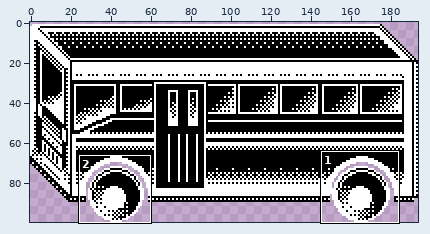
Two states of a pixel-art file, Assets/Aseprite/New/Bus.aseprite. The picture above shows the old version from afar; the outline marks the close-up.
Close-up. The starting point:
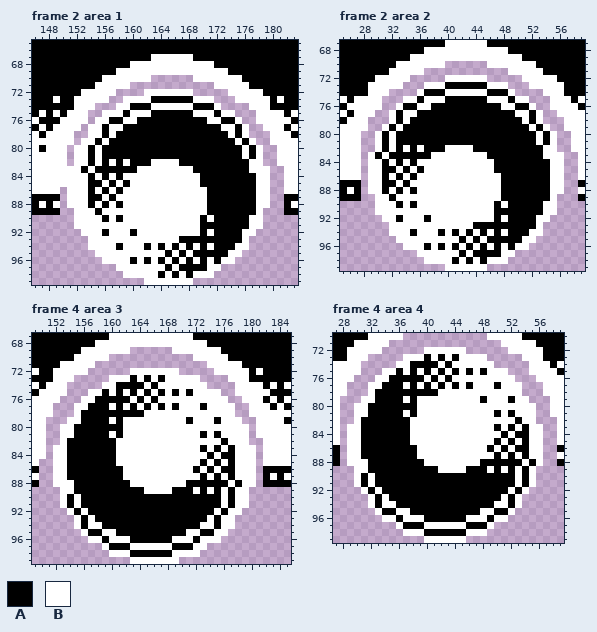
194x100 pixels, 4 frames. Shown: frame 2 area 1: x 146..183, y 65..99; frame 2 area 2: x 25..59, y 67..99; frame 4 area 3: x 149..185, y 67..99; frame 4 area 4: x 27..59, y 70..99.
Visible layers, top first: "Wheels", "Body".
Palette (. is transparent): A #000000  B #ffffff
Pixels before, frame 2 area 1, first column x 146:
 65 AAAAAAAAAAAAAAAAAAAAAAAAAAAAAAAAAAAAAA
 66 AAAAAAAAAAAAAAAAAAAAAAAAAAAAAAAAAAAAAA
 67 AAAAAAAAAAAAAAAAABBBBBBAAAAAAAAAAAAAAA
 68 AAAAAAAAAAAAAABBBBBBBBBBBBAAAAAAAAAAAA
 69 AAAAAAAAAAAABBBBBBBBBBBBBBBBAAAAAAAAAA
 70 AAAAAAAAAABBBBBBB......BBBBBBBAAAAAAAA
 71 AAAAAAAAABBBBB............BBBBBAAAAAAA
 72 AAAAAAABBBBB....BBBBBBB.....BBBBBAAAAA
 73 AAABAABBBBB..BBBBAAAAAABBB...BBBBBABAA
 74 AAAAAABBB...BBAAABBBBBBAAAB....BBBAAAA
 75 ABABABBB..BBBABBBAAAAAABBBABB...BBBBAB
 76 BAAABBBB.BBAABBAAAAAAAAAABBAAB..BBBBBA
 77 ABABBBB.BBABBAAAAAAAAAAAAAABBAB..BBBAB
 78 BABBBB..BBABAAAAAAAAAAAAAAAABAB...BBBA
 79 BBBBBB.BBABAAAAAAAAAAAAAAAAAABAB..BBBB
 80 BABBB.BBABAAAAAAAAAAAAAAAAAAAABAB..BBB
 81 BBBBB.BBABAAAAAAAAAAAAAAAAAAAABAB..BBB
 82 BBBBB.BBABABABAAABBBBAAAAAAAAAABB..BBB
 83 BBBBBBBABAAAAAABBBBBBBBAAAAAAAABBB..BB
 84 BBBBBBBBABABABBBBBBBBBBBAAAAAAAABB..BB
 85 BBBBBBBBAABABABBBBBBBBBBAAAAAAAABB..BB
 86 BBBB.BBBABABABBBBBBBBBBBBAAAAAAABB..BB
 87 AAAA.BBBAABABBBBBBBBBBBBBAAAAAAABB..AA
 88 ABAB.BBBABABABBBBBBBBBBBBAAAAAAABB..AB
 89 AAAA..BBBABBBBBBBBBBBBBBBAAAAAAAB...AA
 90 ......BBBBABABBBBBBBBBBBABAAAAABB.....
 91 ......BBBBBBBBBBBBBBBBBBAAAAAAABB.....
 92 .......BBBABBBABBBBBBBBBABAAAABB......
 93 ........BBBBBBBBBBBBBAAAAAAAAAB.......
 94 ........BBBBABBBABABABABABAAABB.......
 95 .........BBBBBBBBBBABABAAAAABB........
 96 ..........BBBBABABABABABABABB.........
 97 ............BBBBBBBABAAAABB...........
 98 .............BBBBBABABABBB............
 99 ................BBBBBBB...............
Pixels before, frame 2 area 2, first column x 25:
 67 AAAAAAAAAAAAAAABBBBBBAAAAAAAAAAAAAA
 68 AAAAAAAAAAAABBBBBBBBBBBBAAAAAAAAAAA
 69 AAAAAAAAAABBBBBBBBBBBBBBBBAAAAAAAAA
 70 AAAAAAAABBBBBBB......BBBBBBBAAAAAAA
 71 AAAAAAABBBBB............BBBBBAAAAAA
 72 AAAAABBBBB.....BBBBBB.....BBBBBAAAA
 73 AAAABBBBB...BBBAAAAAABBB...BBBBBAAA
 74 AAAABBB....BAAABBBBBBAAAB....BBBAAA
 75 BABBBB...BBABBBAAAAAABBBABB...BBBAB
 76 ABBBBB..BAABBAAAAAAAAAABBAAB..BBBBA
 77 BABBB..BABBAAAAAAAAAAAAAABBAB..BBBB
 78 ABBB...BABAAAAAAAAAAAAAAAABAB...BBB
 79 BBBB..BABAAAAAAAAAAAAAAAAAABAB..BBB
 80 BBB..BABAAAAAAAAAAAAAAAAAAAABAB..BB
 81 BBB..BABAAAAAAAAAAAAAAAAAAAABAB..BB
 82 BBB..BABABABAAABBBBAAAAAAAAAABB..BB
 83 BBB.BABAAAAAABBBBBBBBAAAAAAAABBB..B
 84 BBB.BBABABABBBBBBBBBBBAAAAAAAABB..B
 85 BBB.BBAABABABBBBBBBBBBAAAAAAAABB..B
 86 BBB.BBABABABBBBBBBBBBBBAAAAAAABB..B
 87 AAA.BBAABABBBBBBBBBBBBBAAAAAAABB..A
 88 ABA.BBABABABBBBBBBBBBBBAAAAAAABB..B
 89 AAA..BBABBBBBBBBBBBBBBBAAAAAAAB...A
 90 .....BBBABABBBBBBBBBBBABAAAAABB....
 91 .....BBBBBBBBBBBBBBBBBAAAAAAABB....
 92 ......BBABBBABBBBBBBBBABAAAABB.....
 93 .......BBBBBBBBBBBBAAAAAAAAAB......
 94 .......BBBABBBABABABABABAAABB......
 95 ........BBBBBBBBBABABAAAAABB.......
 96 .........BBBABABABABABABABB........
 97 ...........BBBBBBABAAAABB..........
 98 ............BBBBABABABBB...........
 99 ...............BBBBBB..............
Pixels before, frame 4 area 3, first column x 149:
 67 AAAAAAAAAAABBBBBBBBBBBBAAAAAAAAAAAAAA
 68 AAAAAAAAABBBBBBBBBBBBBBBBAAAAAAAAAAAA
 69 AAAAAAABBBBBBB......BBBBBBBAAAAAAAAAA
 70 AAAAAABBBBB............BBBBBAAAAAAAAA
 71 AAAABBBBB................BBBBBAAAAAAA
 72 BAABBBBB......BBBBBBB.....BBBBBABAAAA
 73 AAABBB.....BBBABABABBBBB....BBBAAAAAA
 74 BABBB.....BBAAAABABBBBBBB....BBBBABAB
 75 ABBBB...BBABABABABABABABBBB..BBBBBAAA
 76 BBBB...BBAAAAABABABBBBBBBBBB..BBBABAB
 77 BBB...BBAAABABABABABABBBABBBB..BBBABA
 78 BBB...BAAAAAAAAABBBBBBBBBBBBB..BBBBBB
 79 BB...BBAAAABABBBBBBBBBABBBABBB..BBBBA
 80 BB..BBAAAAAAABBBBBBBBBBBBBBBBBB.BBBBB
 81 BB..BBAAAAABABBBBBBBBBBBABABBBB.BBBBB
 82 BB..BAAAAAAABBBBBBBBBBBBBBBABBB..BBBB
 83 BB.BBAAAAAAABBBBBBBBBBBBABABABBB.BBBB
 84 BB.BBAAAAAAABBBBBBBBBBBBBABAABBB.BBBB
 85 B..BBAAAAAAABBBBBBBBBBBBABABABBB.BBBB
 86 A..BBAAAAAAAABBBBBBBBBBABABAABBB.AAAA
 87 B..BBAAAAAAAABBBBBBBBBBBABABABBB.ABAB
 88 A..BBBAAAAAAAABBBBBBBBAAAAAABABB.AAAA
 89 ....BBAAAAAAAAAABBBBAAABABABABB......
 90 ....BABAAAAAAAAAAAAAAAAAAAABABB......
 91 ....BABAAAAAAAAAAAAAAAAAAAABABB......
 92 .....BABAAAAAAAAAAAAAAAAAABABB.......
 93 ......BABAAAAAAAAAAAAAAAABABB........
 94 ......BABBAAAAAAAAAAAAAABBABB........
 95 .......BAABBAAAAAAAAAABBAABB.........
 96 ........BBABBBAAAAAABBBABBB..........
 97 ..........BAAABBBBBBAAABB............
 98 ...........BBBAAAAAABBBB.............
 99 ..............BBBBBBB................
Pixels before, frame 4 area 4, first column x 27:
 70 AAAAABBBBB............BBBBBAAAAAA
 71 AAABBBBB................BBBBBAAAA
 72 AABBBBB......BBBBBB......BBBBBAAA
 73 AABBB.....BBBABABABBBB.....BBBAAA
 74 BBBB.....BBAAAABABBBBBB.....BBBAB
 75 BBBB...BBABABABABABABABBB...BBBBA
 76 BBB...BBAAAAABABABBBBBBBBB...BBBB
 77 BB...BBAAABABABABABABBBABBB...BBB
 78 BB...BAAAAAAAAABBBBBBBBBBBB...BBB
 79 B...BBAAAABABBBBBBBBBABBBABB...BB
 80 B..BBAAAAAAABBBBBBBBBBBBBBBBB..BB
 81 B..BBAAAAABABBBBBBBBBBBABABBB..BB
 82 B..BAAAAAAABBBBBBBBBBBBBBBABB...B
 83 B.BBAAAAAAABBBBBBBBBBBBABABABB..B
 84 B.BBAAAAAAABBBBBBBBBBBBBABAABB..B
 85 B.BBAAAAAAABBBBBBBBBBBBABABABB..B
 86 A.BBAAAAAAAABBBBBBBBBBABABAABB..A
 87 A.BBAAAAAAAABBBBBBBBBBBABABABB..B
 88 A.BBBAAAAAAAABBBBBBBBAAAAAABAB..A
 89 ...BBAAAAAAAAAABBBBAAABABABAB....
 90 ...BABAAAAAAAAAAAAAAAAAAAABAB....
 91 ...BABAAAAAAAAAAAAAAAAAAAABAB....
 92 ....BABAAAAAAAAAAAAAAAAAABAB.....
 93 .....BABAAAAAAAAAAAAAAAABAB......
 94 .....BABBAAAAAAAAAAAAAABBAB......
 95 ......BAABBAAAAAAAAAABBAAB.......
 96 .......BBABBBAAAAAABBBABB........
 97 .........BAAABBBBBBAAAB..........
 98 ..........BBBAAAAAABBB...........
 99 .............BBBBBB..............
After the commit:
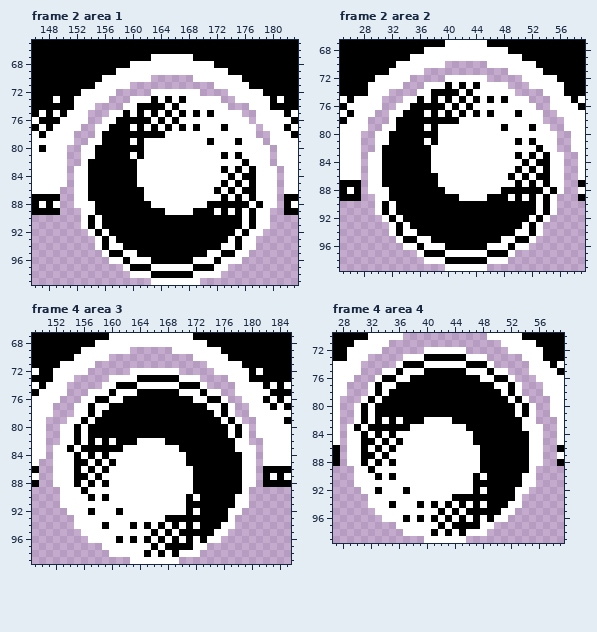
Author's note on the commit: Fix Wheel rotation ase. files
Diff:
Changed rows in their new state; - is an unchanged pixel.
Frame 2 area 1, layer "Wheels":
first column x 151:
 72 -----------.------B-----------
 73 --------.----B-B-B---B--------
 74 -------.-B--AA-A--BBB-B-------
 75 -----.----A--B-B-BA-AB--B-----
 76 ----.-B-AA--B-B-BBBB--BB-B----
 77 ---.-BAA-B-B-B-B-B-BBBA-B-B---
 78 ---.--A-------BBBBBBBBB-B-B---
 79 --.-BA---B-BBBBBBBBB-BBBAB-B--
 80 -.-BA------BBBBBBBBBBBBBB-B-B-
 81 -.-BA----B-BBBBBBBBBBB-B--B-B-
 82 -.--A-A-A-BB----BBBBBBBBB---B-
 83 .-BA--------------BBBB-B-BA--B
 84 .---A-A-AA---------BBBB-B----B
 85 .----A-A-A---------BBB-B-B---B
 86 .---A-A-AAA---------B-B-B----B
 87 .----A-AAAA---------BB-B-B---B
 88 .--BA-A-AAAA--------------BA-B
 89 -.---AAAAAAAAA----AA-B-B-B--B-
 90 -.-A--A-AAAAAAAAAAA-A----BA-B-
 91 -.-A-AAAAAAAAAAAAAA------BA-B-
 92 --.-ABAAA-AAAAAAAAA-A---BA-B--
 93 ---.-A-AAAAAAAAA-------B--B---
 94 ---.-A-BAAA-A-A-A-A-A-BBA-B---
 95 ----.-AA--AAAA-A-A--BB-A-B----
 96 -----.--AB-BA-A-A--B----B-----
 97 -------.-AAA--B-BB--A-B-------
 98 --------.---A-A-A----B--------
 99 -----------.------B-----------
Frame 2 area 2, layer "Wheels":
first column x 30:
 73 -----------B-B-B----------
 74 -------B--AA-A--BBB-------
 75 --------A--B-B-BA-AB------
 76 ----B-AA--B-B-BBBB--BB----
 77 ---BAA-B-B-B-B-B-BBBA-B---
 78 ----A-------BBBBBBBBB-B---
 79 --BA---B-BBBBBBBBB-BBBAB--
 80 -BA------BBBBBBBBBBBBBB-B-
 81 -BA----B-BBBBBBBBBBB-B--B-
 82 --A-A-A-BB----BBBBBBBBB---
 83 BA--------------BBBB-B-BA-
 84 --A-A-AA---------BBBB-B---
 85 ---A-A-A---------BBB-B-B--
 86 --A-A-AAA---------B-B-B---
 87 ---A-AAAA---------BB-B-B--
 88 -BA-A-AAAA--------------BA
 89 ---AAAAAAAAA----AA-B-B-B--
 90 -A--A-AAAAAAAAAAA-A----BA-
 91 -A-AAAAAAAAAAAAAA------BA-
 92 --ABAAA-AAAAAAAAA-A---BA--
 93 ---A-AAAAAAAAA-------B----
 94 ---A-BAAA-A-A-A-A-A-BBA---
 95 ----AA--AAAA-A-A--BB-A----
 96 ------AB-BA-A-A--B--------
 97 -------AAA--B-BB--A-------
 98 ----------A-A-A-----------
Frame 4 area 3, layer "Wheels":
first column x 154:
 73 ---------BA-A-AA---------
 74 ----------B-B---AAA------
 75 -----BAB-BA-A-A--B-A-----
 76 ------BB-A-A-AAAAA--AA---
 77 ----BBA-A-A-A-A-AAA---A--
 78 --B-B------AAAAAAAAAA-A--
 79 ---B--A-AAAAAAAAA-AAA--A-
 80 --B-----AAAAAAAAAAAAAAA-A
 81 --B---A-AAAAAAAAAAA-A-A-A
 82 B-B-B-BAAA----AAAAAAAA-A-
 83 -B-----A--------AAA-A-A--
 84 B-B-B-B----------AAA-A--A
 85 B--B-B-----------AA-A-A-A
 86 B-B-B-BB-----------A-A--A
 87 B--B-BBB----------A-A-A-A
 88 --B-B-BBB--------B-----A-
 89 -B-BBBBBBBB----BBBA-A-A-A
 90 B-B-B-BBBBBBBBBBB-B---A--
 91 B-BBBBBBBBBBBBBBB-----A--
 92 -B--BBB-BBBBBBBBB-B--A---
 93 --B-BBBBBBBBBB------A-A--
 94 --B---BBB-B-B-B-B-BAA----
 95 ---BB--BBBBB-B-B-AA------
 96 -----B-A--B-B-BA-ABA-----
 97 ------BBB---A-A----------
 98 ---------BB-B-BA---------
Frame 4 area 4, layer "Wheels":
first column x 30:
 73 -----------A-A-A----------
 74 -------A--BB-B--AAA-------
 75 --------B--A-A-AB-BA------
 76 ----A-BB--A-A-AAAA--AA----
 77 ---ABB-A-A-A-A-A-AAAB-A---
 78 ----B-------AAAAAAAAA-A---
 79 --AB---A-AAAAAAAAA-AAABA--
 80 -AB------AAAAAAAAAAAAAA-A-
 81 -AB----A-AAAAAAAAAAA-A--A-
 82 --B-B-B-AA----AAAAAAAAA---
 83 AB--------------AAAA-A-AB-
 84 --B-B-BB---------AAAA-A---
 85 ---B-B-B---------AAA-A-A--
 86 --B-B-BBB---------A-A-A---
 87 ---B-BBBB---------AA-A-A--
 88 -AB-B-BBBB--------------AB
 89 ---BBBBBBBBB----BB-A-A-A--
 90 -B--B-BBBBBBBBBBB-B----AB-
 91 -B-BBBBBBBBBBBBBB------AB-
 92 --BABBB-BBBBBBBBB-B---AB--
 93 ---B-BBBBBBBBB-------A----
 94 ---B-ABBB-B-B-B-B-B-AAB---
 95 ----BB--BBBB-B-B--AA-B----
 96 ------BA-AB-B-B--A--------
 97 -------BBB--A-AA--B-------
 98 ----------B-B-B-----------
Boxes around the changes in both close-ups, in picture pixels (x1, y1, x2, y2):
changed: (67, 89, 277, 285)
changed: (375, 82, 557, 264)
changed: (67, 375, 242, 557)
changed: (354, 354, 536, 536)
